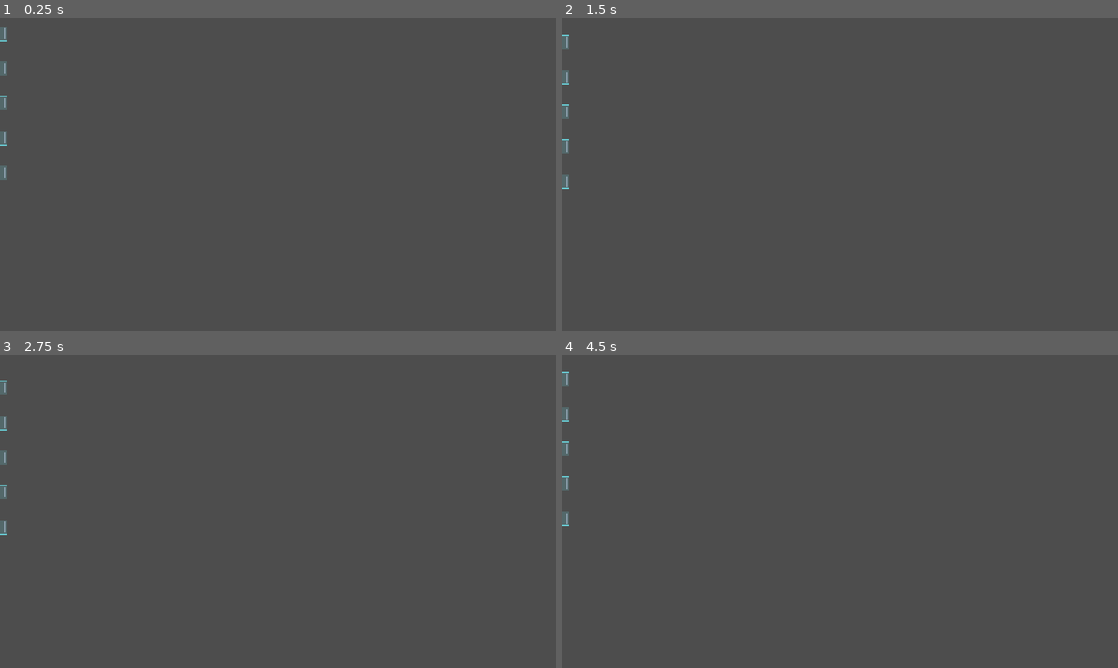
Above: before the commit, frames 1-4 (two rows, left to right).
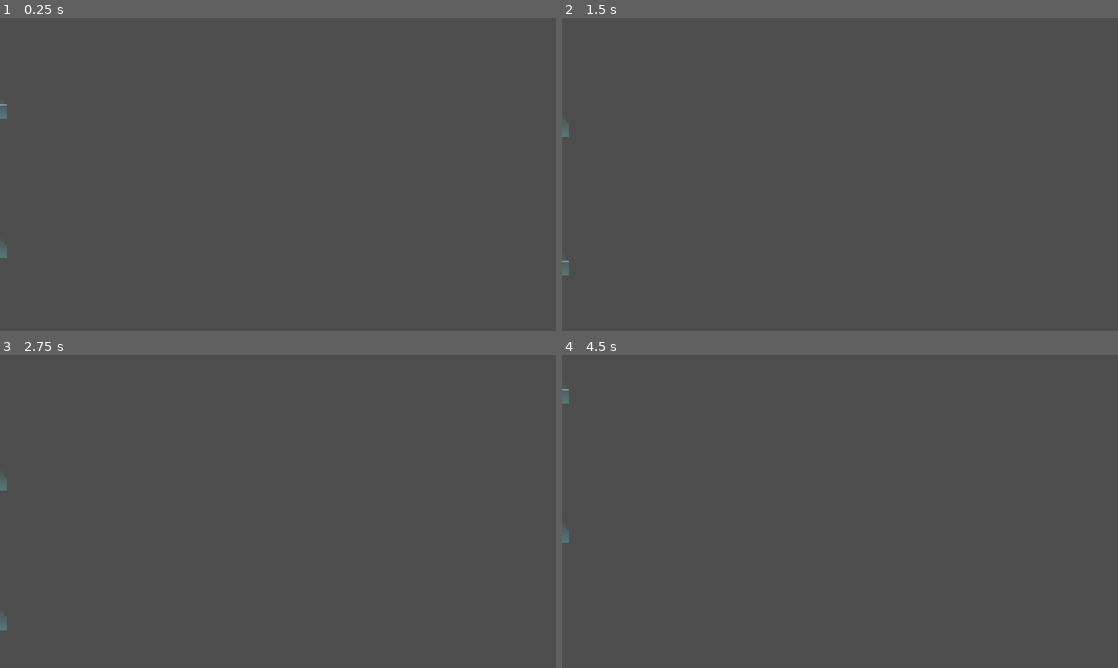
Above: after the commit, the same moments.

Repository: xiaoyukuki/upstream
Game: Godot game, scene res://scenes/objects/afterimage_emitter/afterimage_emitter.tscn
Two runs of this game, one before a commit and one after it. Both use one fixed random seed, a clock stepped at 60 frames per second and the inputs below. This scene is started directly instead of the project's main scene.
Inputs (mouse positions are in pixels of both pictures, inside the frame that each line leads up to):
- Up to frame 1 (0.25 s): no input
- Up to frame 2 (1.5 s): tap Enter at 0.5 s; move the mouse to (962, 158) at 0.52 s; hold D (move_right) 0.53-1.25 s; click (962, 158) at 0.67 s; tap Space (jump) at 0.77 s; drag from (728, 190) to (812, 237) at 1.27 s
- Up to frame 3 (2.75 s): move the mouse to (333, 442) at 2.02 s; hold D (move_right) from 2.03 s (still down)
- Up to frame 4 (4.5 s): release D (move_right) at 2.75 s; drag from (812, 574) to (673, 464) at 2.77 s; move the mouse to (1006, 558) at 3.52 s; hold A (move_left) 3.53-4.25 s; tap Space (jump) at 3.77 s; drag from (673, 464) to (756, 433) at 4.27 s

The runs differ from the first frame. In frame 1, 0.3% of the frame differs, in the area x 0-2%, y 2-77%; in frame 2, 0.4%, in the area x 0-2%, y 5-83%; in frame 3, 0.3%; in frame 4, 0.4%.

Commit message:
[feat] 残影踏板订正两条：流动态换渐变余辉 + 冻结时脚在格子里判死（D48）
判死只认脚底：格子内缩 2 px × 脚底 2 px 探针，冻结上升沿算一次。整身
盒子相交就杀那条被否掉了——站过之后一解冻，上一格约 0.02 s 就把头顶那
18 px 净空吞掉，此后他每次再冻结都会被自己刚踩过的格子点名，"站在踩面
上绝不伤人"直接破。所以头被蹭到刻意不算，并有一钉专门证明这条豁免真的
被走到过。2 px 这个宽度是量出来的：人稳站在踩面上时实测穿透 -5e-6 px，
是浮点残差，两侧都还剩余量。

机关零新增：走 D29 已有的 touched_player 信号名（LevelBase 按信号名接
线，改名即静默不痛），几何从每格自己的 global_transform 现算，不查物理
也不挂 Area2D，所以零帧延迟且无头验得到。读玩家盒子走新加的公开只读
访问器，不让构件伸手进 Player 内部。

皮那边把亮青描边整圈去了，换成竖向渐变 + 一段渐隐尾，只在踩面留一条
1 px 亮线——判死一落地，"脚落在哪一道"就从审美问题变成生死读数。

顺带两处：verify_kit 那条"判死区一律 layer 0 / mask 2"的扫描原先见
touched_player 就当 Area2D 用，而这构件是 Node2D，硬报错中止整段检查却
不涨计数，是最坏的一种假绿；踏板两条守门不再绑脚本导出默认值，改自己
显式设参照档（那两个旋钮归手感）。选型图的中文标注一直是方块——PIL 默
认位图字体没有 CJK 字形，现在优先取系统中文字体并给标签列折行。

Diff:
--- a/scenes/actors/player/player.gd
+++ b/scenes/actors/player/player.gd
@@ -373,3 +373,15 @@
 	var center := Vector2(0.0, COLLISION_HALF_HEIGHT - h * 0.5)
 	if _collision.position != center:
 		_collision.position = center
+
+
+## 世界坐标下此刻的身体矩形。给"需要知道人在哪一格里"的构件用（D48 残影踏板的判死带）。
+## 读的是真的那块 shape 而不是按常量重算：蹲伏真的缩盒（D27），重算的版本会跟物理对不上。
+## 有了它，构件就不必去摸 `_collision` / `_body_rect` —— 与 HazardBase 那条
+## 「判死不引用 Player 内部」同一口径。
+func collision_rect() -> Rect2:
+	if _body_rect == null:
+		return Rect2(global_position, Vector2.ZERO)
+	var half := _body_rect.size * 0.5
+	var center := global_position + _collision.position
+	return Rect2(center - half, _body_rect.size)
--- a/scenes/objects/afterimage_emitter/afterimage_emitter.gd
+++ b/scenes/objects/afterimage_emitter/afterimage_emitter.gd
@@ -9,10 +9,12 @@
 ##
 ## 主题 = CRT 余辉，是 D46 那条符号的推论而不是新设定：画面被钉住的那一刻，一直在落的
 ## 东西被钉在半空、成一串能踩的实体。所以"无形"与"有形"不是两个开关，是同一件事的两面 ——
-## **它移动时无形、有形时不动**，于是永远压不到人（D47 承载安全那根柱子）。
-##
-## 皮肤按选型图 A 行：流动 = 亮青描边 + 极淡填充（有轮廓没肉），冻结 = 实心青 + 顶唇一道亮白
-## （和实体瓦片同一套话）。四行候选只差流动态怎么说"穿得过去"，冻结态本来就一种。
+## **它移动时无形、有形时不动**，所以它永远不会把人推着走。
+## 但它**会**杀人（D47 那条"永远压不到人"已被 D48 订正）：世界转冻结那一帧，谁的身体还压在
+## 格子里面，谁就被钉在里面 —— 判死走 HazardBase 同一个 `touched_player` 契约。
+##
+## 皮肤按 D48：流动 = 一坨竖向渐变的余辉 + 往上溶的尾迹 + 踩面一道暗线（没有描边），
+## 冻结 = 实心青 + 顶唇一道亮白（和实体瓦片同一套话）。
 ##
 ## 位置是 `_clock` 的纯函数：第 k 格顶边在 `y = fmod(clock, T)·V + k·(V·T)`。不累加逐帧位移、
 ## 不实例化不销毁，于是按 R 重开、存档回灌、冻结期间天然停在原处三件事一起免费。
@@ -27,25 +29,45 @@
 const STEP_SOLID: Color = Color8(110, 230, 240)
 const STEP_LIP: Color = Color8(206, 222, 250)
 const STEP_EDGE: Color = Color8(61, 127, 132)
-const SHELL_FILL: Color = Color8(110, 230, 240, 46)
-const SHELL_LINE: Color = Color8(110, 230, 240, 210)
-const SHELL_LIP: Color = Color8(206, 222, 250, 120)
+## 流动态（D48）：一坨正在溶的余辉，不给描边。身体上暗下亮（下面那侧是运动的先锋），
+## 尾迹在身体**上方**往上溶到零 —— 余辉落在身后，这条方向顺便说清"它在往下落"。
+const GHOST_TOP: Color = Color8(110, 230, 240, 26)
+const GHOST_BOTTOM: Color = Color8(110, 230, 240, 72)
+const TAIL_NEAR: Color = Color8(110, 230, 240, 34)
+## 唯一保留的一条直线 = 踩面预告（格子的顶边）。暗到不足以被读成"实的"，
+## 但判死带就压在这一格里，"哪儿算 inside"得看得见。
+const TREAD_LINE: Color = Color8(206, 222, 250, 110)
+## 只给编辑器的摆位辅助线用，比游戏内的残影清楚一档才不碍事。
+const GUIDE: Color = Color8(110, 230, 240, 150)
+const GUIDE_LIP: Color = Color8(206, 222, 250, 90)
 const HOUSING: Color = Color8(124, 136, 176)
 const HOUSING_DARK: Color = Color8(22, 26, 42)
 ## 喷嘴外壳占的那一块（原点以上），摆图时看得见的"这里在生成东西"。
 const HOUSING_W: float = 24.0
 const HOUSING_H: float = 12.0
 
+## 判死契约（D48）：与 HazardBase 同名同签名。`LevelBase._bind_hazards` 按信号名全子树扫，
+## 所以摆进关卡子树即接进死亡流程 —— 不拖引用、不新建第三套时钟；`_dying` 那道闩锁已经把
+## "死在死亡那一拍里"挡掉（刷卡门/祭坛那两拍钉住冻结时同理，站着不动本来就不在该判死）。
+signal touched_player(player: Node2D)
+
+## 判死带相对整格内缩的余量。物理把人停在踩面上会留一丝穿透（实测 5e-6 px 量级），
+## 内缩就把"踩住了"和"被钉在里面"分开。
+const KILL_INSET: float = 2.0
+## 判死只问**落脚点**：脚底往上这一条薄带。头被上一格蹭到不算 —— 节距 80 时站在踩面上
+## 头顶离上一格只有 18 px，一松手链就追上来，拿身体重叠判死等于"松手即死刑"。
+const FEET_PROBE: float = 2.0
+
 ## 下坠速度（px/s，世界时间）。常量而非加速：加速会让相邻两格的间隔随下落时间线性涨，
 ## "整条都是台阶"就只在一条窄带里成立（D47 被否的第 2 条）。
-@export var fall_speed: float = 400.0:
+@export var fall_speed: float = 800.0:
 	set(value):
 		fall_speed = value
 		queue_redraw()
 
 ## 生成间隔（秒，世界时间）。节距 = fall_speed × 它，是算出来的、不是手填的。
 ## 上限是"屏上至少两格"：T ≤ 房间净高 / (2V)，再大就读不出"一串在落的东西"。
-@export var emit_interval: float = 0.20:
+@export var emit_interval: float = 0.40:
 	set(value):
 		emit_interval = maxf(value, 0.001)
 		queue_redraw()
@@ -102,6 +124,10 @@
 	if solid != _was_solid:
 		_was_solid = solid
 		queue_redraw()
+		if solid:
+			# 只在"刚刚变实体"这一帧查。流动期它本来就穿人而过、冻结期它自己又不动，
+			# 每帧查是白查，还会在死亡那一拍里对着已经躺下的人反复点名。
+			_check_imprisoned()
 	if solid:
 		return
 	_clock += d
@@ -159,6 +185,32 @@
 		var want: int = SOLID_LAYER if (solid and i < n) else 0
 		if _bodies[i].collision_layer != want:
 			_bodies[i].collision_layer = want
+
+
+## 第 i 格在世界里的方块。刻意从格子自己的变换算，不按公式重算：
+## 画的是它、撞的是它、判死的也是它，三者必须是同一个矩形（D36 第 6 条），
+## 而拿全局变换算的话喷嘴被旋转或缩放也不会说谎。
+func step_rect(i: int) -> Rect2:
+	var half := step_size * 0.5
+	var t := _bodies[i].global_transform
+	var a := t * Vector2(-half, -half)
+	var b := t * Vector2(half, half)
+	return Rect2(a, b - a).abs()
+
+
+## D48：冻结那一刻，谁的**落脚点**还被压在格子里，谁就被钉在里面 = 死。
+## 站在踩面上不算、头被上一格蹭到也不算（见 FEET_PROBE）—— 这构件的用法就是站在一格
+## 冻住的残影上，把"松手"变成死刑就没法玩了。
+func _check_imprisoned() -> void:
+	var hero := get_tree().get_first_node_in_group(&"player") as Player
+	if hero == null:
+		return
+	var body := hero.collision_rect()
+	var feet := Rect2(body.position.x, body.end.y - FEET_PROBE, body.size.x, FEET_PROBE)
+	for i in active_steps():
+		if step_rect(i).grow(-KILL_INSET).intersects(feet):
+			touched_player.emit(hero)
+			return
 
 
 func _rebuild() -> void:
@@ -206,19 +258,29 @@
 			draw_rect(Rect2(r.position.x, r.position.y, r.size.x, 2.0), STEP_LIP)
 			draw_rect(Rect2(r.position.x - 1.0, r.position.y - 1.0, r.size.x + 2.0, 1.0), STEP_LIP)
 		else:
-			# 流动 = 穿得过去的东西：给壳不给肉
-			draw_rect(r, SHELL_FILL)
-			draw_rect(r, SHELL_LINE, false, 1.0)
-			draw_rect(Rect2(r.position.x + 4.0, r.position.y + 4.0, 1.0, r.size.y - 8.0), SHELL_LIP)
-			draw_rect(Rect2(r.end.x - 5.0, r.position.y + 4.0, 1.0, r.size.y - 8.0), SHELL_LIP)
+			# 流动 = 穿得过去的残影。刻意不给整圈描边：一圈 1 px 的直线会被读成
+			# "一块只是没填色的实心砖"，那正是 D47 那版 A 皮肤被裁掉的原因（D48）。
+			_fade_rect(r.position.x, r.position.y, r.end.x, r.end.y, GHOST_TOP, GHOST_BOTTOM)
+			# 尾迹比身体窄一档，免得整列连成一根柱子、读不出格的边界
+			_fade_rect(r.position.x + 5.0, r.position.y - step_size, r.end.x - 5.0, r.position.y,
+				Color(0.0, 0.0, 0.0, 0.0), TAIL_NEAR)
+			draw_rect(Rect2(r.position.x, r.position.y, r.size.x, 1.0), TREAD_LINE)
 	_draw_housing()
 	if not Engine.is_editor_hint():
 		return
 	# 摆图辅助：链活多远、每格的踩面在哪
-	draw_line(Vector2(0.0, reach), Vector2(0.0, 0.0), SHELL_LINE, 1.0)
+	draw_line(Vector2(0.0, reach), Vector2(0.0, 0.0), GUIDE, 1.0)
 	for k in active_steps():
 		var y := float(k) * pitch()
-		draw_line(Vector2(-half - 6.0, y), Vector2(half + 6.0, y), SHELL_LIP, 1.0)
+		draw_line(Vector2(-half - 6.0, y), Vector2(half + 6.0, y), GUIDE_LIP, 1.0)
+
+
+## 竖向渐变矩形：上边 `top`、下边 `bottom`，中间按顶点色插值。
+## 用 draw_polygon 而不是叠几层 draw_rect：叠出来的台阶在暗底上看得出棱。
+func _fade_rect(x0: float, y0: float, x1: float, y1: float, top: Color, bottom: Color) -> void:
+	draw_polygon(
+		PackedVector2Array([Vector2(x0, y0), Vector2(x1, y0), Vector2(x1, y1), Vector2(x0, y1)]),
+		PackedColorArray([top, top, bottom, bottom]))
 
 
 func _draw_housing() -> void:
--- a/tools/kit_selftest.gd
+++ b/tools/kit_selftest.gd
@@ -608,7 +608,7 @@
 	await _frame(30)
 	var rungs := _afterimage_rungs(emitter)
 	var active := emitter.active_steps()
-	_check("默认参数：链上 5 格、池子里 8 格（多出来那 3 格永远不该成平台）",
+	_check("参照档（400×0.20 → 节距 80）：链上 5 格、池子里 8 格（多出来那 3 格永远不该成平台）",
 		active == 5 and rungs.size() == 8)
 	var tops30: Array = []
 	for k in active:
@@ -646,12 +646,56 @@
 	TimeManager.notify_movement_intent(true)
 	await _frame(2)
 	var stand_y: float = emitter.global_position.y + emitter.step_top_y(2)
+	var column_x := emitter.global_position.x
 	var walker := load("res://scenes/actors/player/player.tscn").instantiate() as Player
-	walker.position = Vector2(emitter.global_position.x, stand_y - Player.COLLISION_HALF_HEIGHT)
+	walker.position = Vector2(column_x, stand_y - Player.COLLISION_HALF_HEIGHT)
 	rig.add_child(walker)
+	# D48 的四条判死断言都从这一个计数器读。它同时是"信号名没被改坏"的活证：
+	# 改名之后 LevelBase 那套按信号名的自动接线会静默不接，这里当场点不出来。
+	var poked: Array[Node2D] = []
+	emitter.touched_player.connect(func(p: Node2D) -> void: poked.append(p))
 	await _frame(20)
 	_check("冻住的格接得住一个玩家（20 拍没下沉）",
 		absf(walker.position.y - (stand_y - Player.COLLISION_HALF_HEIGHT)) < 1.0)
+	var sink: float = (walker.position.y + Player.COLLISION_HALF_HEIGHT) - stand_y
+	_check("站在冻结的踏面上 20 拍：一个判死信号都没有（踩住了不算 inside）", poked.is_empty())
+	_check("物理把人停在踩面上的穿透实测 %s px，留在内缩带 2 px 里" % str(sink), absf(sink) < 2.0)
+
+	# 松手 → 格子从脚底下走掉（它 400 px/s，人从零速起落）→ 再冻结。这几拍上一格一定会
+	# 压到头顶（站在踩面上时头顶离上一格只有 18 px），但**落脚点还是虚的**：按 D48 只问
+	# 脚底的口径，这里必须一句都不响。拿身体重叠判死的话这一档当场就是死刑。
+	poked.clear()
+	TimeManager.notify_movement_intent(false)
+	await _frame(10)
+	var grazed := false
+	for k in emitter.active_steps():
+		if emitter.step_rect(k).intersects(walker.collision_rect()):
+			grazed = true
+	TimeManager.notify_movement_intent(true)
+	await _frame(2)
+	_check("解冻 10 拍后再冻结：上一格已压到他身上（%s），但落脚点是虚的 → 不判死"
+		% str(grazed), grazed and poked.is_empty())
+
+	# 反过来：把他钉在格子身体里（脚底在踩面以下 20 px）再冻结 —— 必须点名，且点的是他。
+	# 流动那几拍逐帧跟着格子挪：这一档验的是"冻结那一刻他压在格子里"，不是他会掉到哪儿。
+	poked.clear()
+	TimeManager.notify_movement_intent(false)
+	for i in 8:
+		await _frame(1)
+		if not emitter.is_solid():
+			walker.position = Vector2(column_x,
+				emitter.global_position.y + emitter.step_top_y(2) + 20.0 - Player.COLLISION_HALF_HEIGHT)
+	TimeManager.notify_movement_intent(true)
+	await _frame(2)
+	_check("人在格子里时冻结 → 判死信号恰好发一次，且点名的就是他",
+		poked.size() == 1 and poked[0] == walker)
+
+	# 同一个位置、世界继续流着：链从他身上穿过去不算账 —— 判死只属于"刚刚变实体"那一帧。
+	poked.clear()
+	TimeManager.notify_movement_intent(false)
+	await _frame(16)
+	_check("流动期整条链从他身上穿过去：一个信号都不发", poked.is_empty())
+
 	TimeManager.reset_state()
 	# 40 拍而不是 20：无头这一跑物理拍不是整整 1/60，20 拍只落下一个身位的大半，
 	# 差的那几像素是自由落体的时间不够，不是"没穿过去"。
@@ -680,6 +724,14 @@
 	var emitter := load("res://scenes/objects/afterimage_emitter/afterimage_emitter.tscn") \
 		.instantiate() as AfterimageEmitter
 	emitter.position = at
+	# 自己钉一档参照参数，不跟脚本默认值走：这几个数归摆图的人随时调（D47 落档后用户已把
+	# 默认改成 800×0.40 → 节距 320），照着默认值断言"链上 5 格"第二天就会红。
+	# 进树前赋好，`_ready()` 的 `_rebuild()` 才按这档建池子。
+	emitter.fall_speed = 400.0
+	emitter.emit_interval = 0.20
+	emitter.step_size = 32.0
+	emitter.reach = 320.0
+	emitter.max_steps = 8
 	rig.add_child(emitter)
 	return emitter
 
--- a/tools/verify_kit.gd
+++ b/tools/verify_kit.gd
@@ -95,6 +95,7 @@
 const DOOR_SCRIPT := "res://scenes/objects/door/door.gd"
 const BUTTON_SCRIPT := "res://scenes/objects/button_plate/button_plate.gd"
 const ALTAR_SCRIPT := "res://scenes/objects/ability_altar/ability_altar.gd"
+const AFTERIMAGE_SCRIPT := "res://scenes/objects/afterimage_emitter/afterimage_emitter.gd"
 const SENSOR_SCRIPT := "res://scenes/objects/sensor_zone/sensor_zone.gd"
 const KEYDOOR_SCRIPT := "res://scenes/objects/key_door/key_door.gd"
 const KEY_SCRIPT := "res://scenes/objects/key_pickup/key_pickup.gd"
@@ -341,7 +342,7 @@
 ##    8 vs 5，多余那三格两态都必须不在层上，否则冻住时是"看不见却能踩"。
 ## 位置纯函数与冻结不动身由 kit_selftest 第 12 组在真帧下验。
 func _verify_afterimage() -> void:
-	var path := "res://scenes/objects/afterimage_emitter/afterimage_emitter.gd"
+	var path := AFTERIMAGE_SCRIPT
 	var src := FileAccess.get_file_as_string(path)
 	if src.contains("func _process("):
 		_fail("AfterimageEmitter 里出现了 _process：实体切换只能走物理通道（D47）")
@@ -353,10 +354,24 @@
 		return
 
 	var emitter = _enter("res://scenes/objects/afterimage_emitter/afterimage_emitter.tscn")
+	# 默认档只验结构，不验数值：这几个数归摆图的人随时调（D47 落档后用户已把默认从
+	# 400×0.20 改成 800×0.40），照默认值断言"节距必等于 80"等于把守门绑在他的手感上。
+	if emitter.active_steps() < 1 or emitter.active_steps() > emitter.max_steps:
+		_fail("默认档的链上 %d 格，落在 [1, max_steps=%d] 之外"
+			% [emitter.active_steps(), emitter.max_steps])
+	if emitter.pitch() <= emitter.step_size:
+		_fail("默认节距 %s 比格宽 %s 还小：相邻两格互相穿模，链会糊成一坨"
+			% [str(emitter.pitch()), str(emitter.step_size)])
+	# 下面所有数值断言都跑在这一档显式参数上（= D47 表里那一档），与脚本默认值脱钩。
+	emitter.fall_speed = 400.0
+	emitter.emit_interval = 0.20
+	emitter.step_size = 32.0
+	emitter.reach = 320.0
+	emitter.max_steps = 8
 	if not is_equal_approx(emitter.pitch(), 80.0):
-		_fail("默认节距 %s（应 80 = 400×0.20，正好落在 16 px 网格上）" % str(emitter.pitch()))
+		_fail("参照节距 %s（应 80 = 400×0.20，正好落在 16 px 网格上）" % str(emitter.pitch()))
 	if emitter.active_steps() != 5:
-		_fail("默认链上 %d 格（reach 320 / 节距 80 + 1 = 5）" % emitter.active_steps())
+		_fail("参照档链上 %d 格（reach 320 / 节距 80 + 1 = 5）" % emitter.active_steps())
 	var bodies := _pool_bodies(emitter)
 	if bodies.size() != emitter.max_steps:
 		_fail("池子里 %d 格，max_steps=%d 对不上" % [bodies.size(), emitter.max_steps])
@@ -425,8 +440,45 @@
 	if emitter.active_steps() != 7:
 		_fail("reach 480 / 节距 80 应要 7 格，实际 %d" % emitter.active_steps())
 
+	_verify_afterimage_kill(emitter, bodies)
 	root.remove_child(emitter)
 	emitter.free()
+
+
+## D48 的判死契约，全部是结构与几何，跑在真物理里的那几条归 kit_selftest 第 12 组。
+func _verify_afterimage_kill(emitter, bodies: Array) -> void:
+	if not emitter.has_signal("touched_player"):
+		_fail("AfterimageEmitter 不发 touched_player：判死靠 LevelBase 按信号名自动接线，改名即静默失效")
+		return
+	# 它不是 Area2D，所以关卡侧那条"判死区一律 layer 0 / mask 2"的扫描跳得过它。
+	# 真有人往它身上加了探测区，这条就会响——加完之后它必须回去受层契约管。
+	if _count_areas(emitter) > 0:
+		_fail("AfterimageEmitter 子树里出现了 Area2D：它得回去受危险物层契约管（改 _check_level_hazards）")
+	var inset: float = (load(AFTERIMAGE_SCRIPT) as GDScript).get_script_constant_map()["KILL_INSET"]
+	var cell := emitter.step_rect(0) as Rect2
+	if not is_equal_approx(cell.size.x, emitter.step_size) or not is_equal_approx(cell.size.y, emitter.step_size):
+		_fail("判死方块 %s 与格宽 %s 不等：判死的不是画出来、撞到的那一格"
+			% [str(cell.size), str(emitter.step_size)])
+	if not is_equal_approx(cell.get_center().x, (bodies[0] as Node2D).global_position.x) \
+			or not is_equal_approx(cell.get_center().y, (bodies[0] as Node2D).global_position.y):
+		_fail("判死方块没对准第 0 格的碰撞体：索引或偏移接错了")
+	var band := cell.grow(-inset)
+	if band.size.x <= 0.0 or band.size.y <= 0.0:
+		_fail("内缩 %s px 之后判死带塌了（格子 %s）：这么小的格根本没法分辨踩住与陷进去"
+			% [str(inset), str(cell.size)])
+	# 踩面 = 格子顶边。它必须落在带子外面，否则"站上去"就等于"陷进去"，构件直接没法用。
+	if band.position.y <= cell.position.y:
+		_fail("判死带上沿 %s 没压在格子顶边 %s 之下：站在踩面上会被判死"
+			% [str(band.position.y), str(cell.position.y)])
+
+
+func _count_areas(node: Node) -> int:
+	var total := 0
+	for child in node.get_children():
+		if child is Area2D:
+			total += 1
+		total += _count_areas(child)
+	return total
 
 
 ## 喷嘴建的那池挡路格（运行期 add_child，按创建序 = 链上的 k 序）。TimeReceiver 也是子节点，
@@ -468,9 +520,12 @@
 
 ## 关卡实例里的危险物层契约。发现判据与 LevelBase._bind_hazards 同一个信号名 ——
 ## 关卡里摆的每个危险物在这里按同一套规则再过一遍。
+## 只查 Area2D：AfterimageEmitter 也发 `touched_player`（D48 判死），但它是 Node2D +
+## 几何判定，压根没有 Area2D 可供查层。把形参写成 Area2D 会让这一句在传它时硬报错，
+## 而硬报错 = 后面整段静默跳过、failures 照样是 0（那个假绿已记在手册 §10）。
 func _check_level_hazards(node: Node, path: String) -> void:
-	if node.has_signal("touched_player"):
-		_check_area_layers(node, "%s/%s" % [path, str(node.name)], 0)
+	if node.has_signal("touched_player") and node is Area2D:
+		_check_area_layers(node as Area2D, "%s/%s" % [path, str(node.name)], 0)
 	for child in node.get_children():
 		_check_level_hazards(child, path)
 
Binary file added: assets/props/preview_afterimage_flow.png
Not shown, added: assets/props/preview_afterimage_flow.png.import
